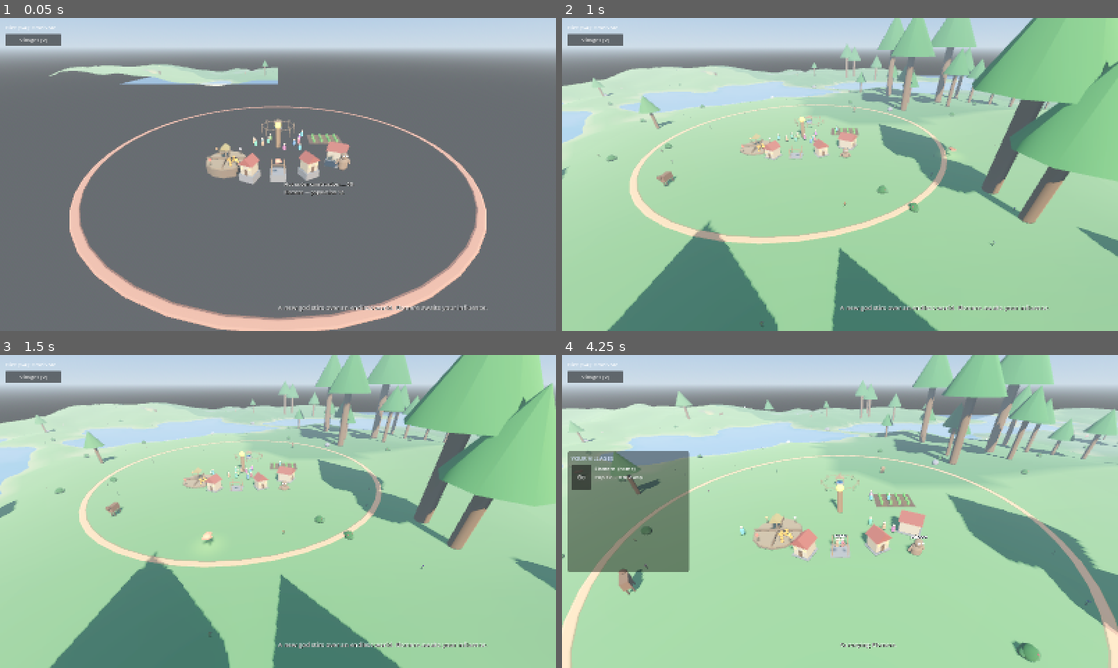
Above: before the commit, frames 1-4 (two rows, left to right).
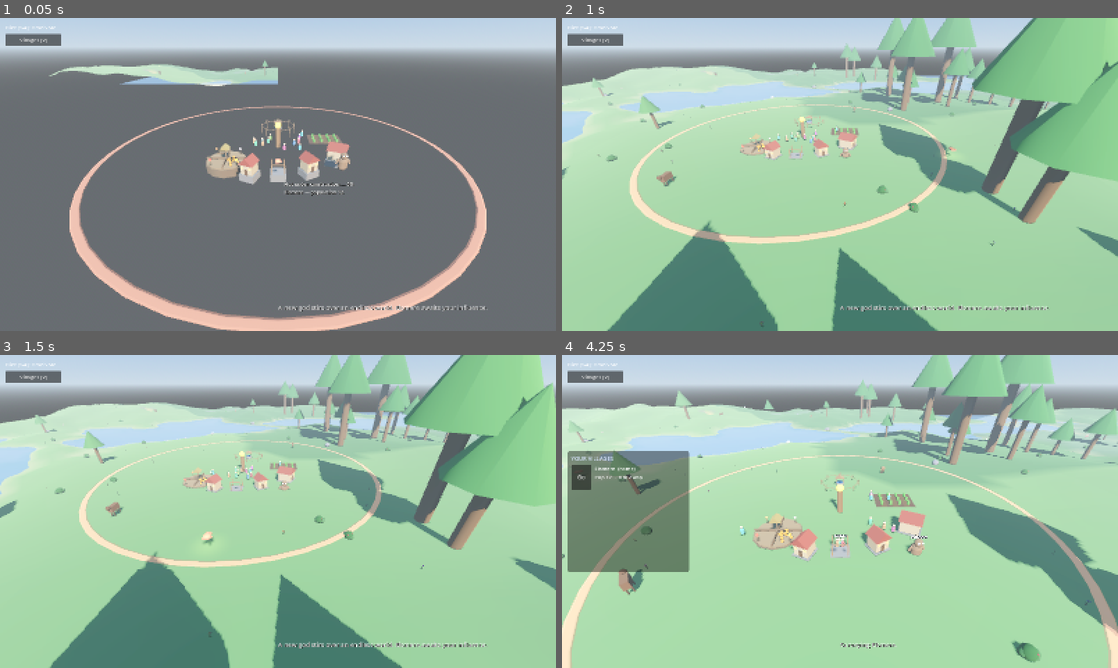
Above: after the commit, the same moments.

Repository: tjloman/tjloman
Game: Godot game, scene res://scenes/main.tscn
Two runs of this game, one before a commit and one after it. Both use one fixed random seed, a clock stepped at 60 frames per second and the inputs below.
Inputs (mouse positions are in pixels of both pictures, inside the frame that each line leads up to):
- Up to frame 1 (0.05 s): no input
- Up to frame 2 (1 s): move the mouse to (962, 158) at 0.52 s; hold Right from 0.53 s (still down); hold S (cam_back) from 0.53 s (still down); click (962, 158) at 0.67 s
- Up to frame 3 (1.5 s): release Right at 1.25 s; release S (cam_back) at 1.25 s; drag from (166, 527) to (250, 574) at 1.27 s
- Up to frame 4 (4.25 s): click "Villages [V]" at 2 s; click "Go" at 2.75 s; click "Go" at 3.5 s

Frame 1 is identical in both runs. In frame 2, less than 0.1% of the frame differs, in the area x 10-99%, y 1-96%; in frame 3, 0.2%; in frame 4, 0.4%, in the area x 9-100%, y 0-89%.

Commit message:
Fix tree fire scale, sway direction; size-scaled sway; smooth growth
- Fire scaling: _build_fire_visual positioned the flames with current_height()
  (already base*scale) in the node's LOCAL space, which the node then scaled
  AGAIN — floating a giant fire high above the tree (scale²). Now positioned
  with the pre-scale _base_height, so the blaze sits on the trunk, proportional.
- Sway direction: the crown now leans AWAY from the creature's centre (the
  tilt axis was flipped, so it had been bending toward it).
- Sway angle scales with the creature's size: a hatchling barely nudges a
  tree, a full-grown giant bends it right over (MAX_LEAN raised to ~63°).
- Smooth growth: the tree now eases its visible scale toward each growth
  tick's target every frame instead of snapping at whole-lumber steps, so it
  swells smoothly. Guarded by _grow_anim, so ONLY an actively-growing tree
  pays the (cheap Vector3 lerp) cost — mature and idle trees skip it entirely.

Co-Authored-By: Claude Opus 4.8 <noreply@anthropic.com>
Claude-Session: https://claude.ai/code/session_01NqBKfyc5c6bViy6kUi2S7P

Diff:
--- a/scripts/creature/creature.gd
+++ b/scripts/creature/creature.gd
@@ -929,6 +929,9 @@
 func _sway_trees() -> void:
 	var reach := 0.6 * scale.x + 2.5
 	var reach2 := reach * reach
+	# The lean angle grows with the creature's size: a hatchling barely nudges a
+	# tree, a full-grown giant bends it right over. (WildTree clamps to MAX_LEAN.)
+	var strength := clampf(scale.x * 0.09, 0.2, 1.1)
 	for t in get_tree().get_nodes_in_group("trees"):
 		var tree := t as WildTree
 		if not is_instance_valid(tree):
@@ -938,7 +941,7 @@
 		var d2 := dx * dx + dz * dz
 		if d2 > reach2 or d2 < 0.0001:
 			continue
-		tree.sway(global_position, (1.0 - sqrt(d2) / reach) * 0.6)
+		tree.sway(global_position, (1.0 - sqrt(d2) / reach) * strength)
 
 
 func _process_kick_house(delta: float) -> void:
--- a/scripts/world/wild_tree.gd
+++ b/scripts/world/wild_tree.gd
@@ -15,6 +15,7 @@
 const RAIN_GROWTH := 1.6    # a rain miracle speeds growth while it lasts
 const SAPLING_SCALE := 0.15   # a knee-high seedling
 const MATURE_SCALE := 5.0     # a full-grown giant towers ~30m over the land
+const GROW_LERP := 5.0        # how fast the visible scale eases toward its target
 const REPLANT_PERIOD := 50.0
 const REPLANT_CROWDING := 4     # no seeding when this many trees stand close
 
@@ -31,7 +32,7 @@
 const LEAN_SPRING := 60.0
 const LEAN_DAMP := 9.0
 const LEAN_DECAY := 3.0     # how fast the push fades once the creature has passed
-const MAX_LEAN := 0.5       # radians (~29°) — the hardest a shove can bend it
+const MAX_LEAN := 1.1       # radians (~63°) — a giant's shove can bend it right over
 
 var style := "forest"
 var rng_seed := 0
@@ -42,7 +43,8 @@
 var _held := false
 var _flying := false
 var _fly_velocity := Vector3.ZERO
-var _shown_lumber := -1
+var _target_scale := Vector3.ONE   # eased growth scale the tree animates toward
+var _grow_anim := false            # true while the visible scale is catching up
 var _base_height := 3.5
 var _replant_time := REPLANT_PERIOD * randf_range(0.5, 1.5)
 var _burn_time := 0.0
@@ -112,7 +114,8 @@
 	_plant_yaw = rng.randf() * TAU
 	rotation.y = _plant_yaw
 
-	_apply_growth_scale()
+	scale = _scale_for_lumber()   # start at the right size immediately
+	_target_scale = scale
 
 
 func _process(delta: float) -> void:
@@ -126,6 +129,7 @@
 		_fly(delta)
 		return
 	_update_lean(delta)
+	_animate_growth(delta)
 	if burning:
 		_burn(delta)
 		return
@@ -150,8 +154,10 @@
 			else:
 				remove_meta("quicken_to")
 		lumber = minf(lumber + step * d, MAX_LUMBER)
-		if int(lumber) != _shown_lumber:
-			_apply_growth_scale()
+		var target := _scale_for_lumber()
+		if not target.is_equal_approx(_target_scale):
+			_target_scale = target
+			_grow_anim = true
 	else:
 		_replant_time -= d
 		if _replant_time <= 0.0:
@@ -176,7 +182,7 @@
 		return
 	away = away.normalized()
 	# Tilt the top toward `away` = rotate about the perpendicular horizontal axis.
-	_lean_target = Vector3(-away.z, 0.0, away.x) * clampf(amount, 0.0, MAX_LEAN)
+	_lean_target = Vector3(away.z, 0.0, -away.x) * clampf(amount, 0.0, MAX_LEAN)
 
 
 ## Advance the lean spring and write it into the tree's rotation. Costs nothing
@@ -199,14 +205,25 @@
 	rotation = b.get_euler()
 
 
-## The whole tree scales with its stored lumber: a knee-high sapling grows into
+## The eased growth scale for the current lumber: a knee-high sapling grows into
 ## a towering ~30m giant. The ramp is eased-in (t²) so young trees stay small
 ## and only the mature ones loom — the alternative (a straight lerp to a big
 ## mature scale) would make every sapling a monster the moment it sprouts.
-func _apply_growth_scale() -> void:
-	_shown_lumber = int(lumber)
+func _scale_for_lumber() -> Vector3:
 	var t := lumber / MAX_LUMBER
-	scale = Vector3.ONE * (SAPLING_SCALE + (MATURE_SCALE - SAPLING_SCALE) * t * t)
+	return Vector3.ONE * (SAPLING_SCALE + (MATURE_SCALE - SAPLING_SCALE) * t * t)
+
+
+## Ease the visible scale toward the growth target a little each frame, so the
+## tree swells smoothly instead of jumping a step at every 0.4s growth tick.
+## Only a tree that's actively growing pays this; mature and idle trees skip it.
+func _animate_growth(delta: float) -> void:
+	if not _grow_anim:
+		return
+	scale = scale.lerp(_target_scale, minf(delta * GROW_LERP, 1.0))
+	if scale.distance_to(_target_scale) < 0.0008:
+		scale = _target_scale
+		_grow_anim = false
 
 
 ## A mature tree drops a seed nearby — if the stand isn't already crowded
@@ -346,7 +363,9 @@
 
 func _build_fire_visual() -> void:
 	_fire_visual = Node3D.new()
-	var top := current_height()
+	# LOCAL height (pre-scale): the node scales this, so the already-scaled
+	# current_height() would float the fire up by scale squared.
+	var top := _base_height
 	for i in 4:
 		var cone := CylinderMesh.new()
 		cone.top_radius = 0.0
